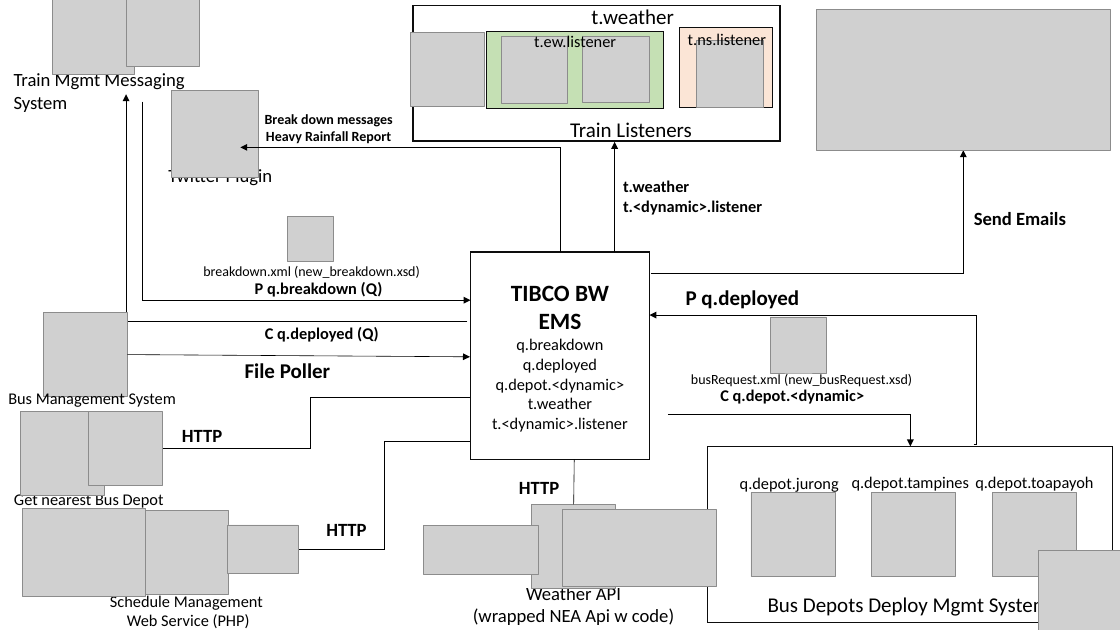
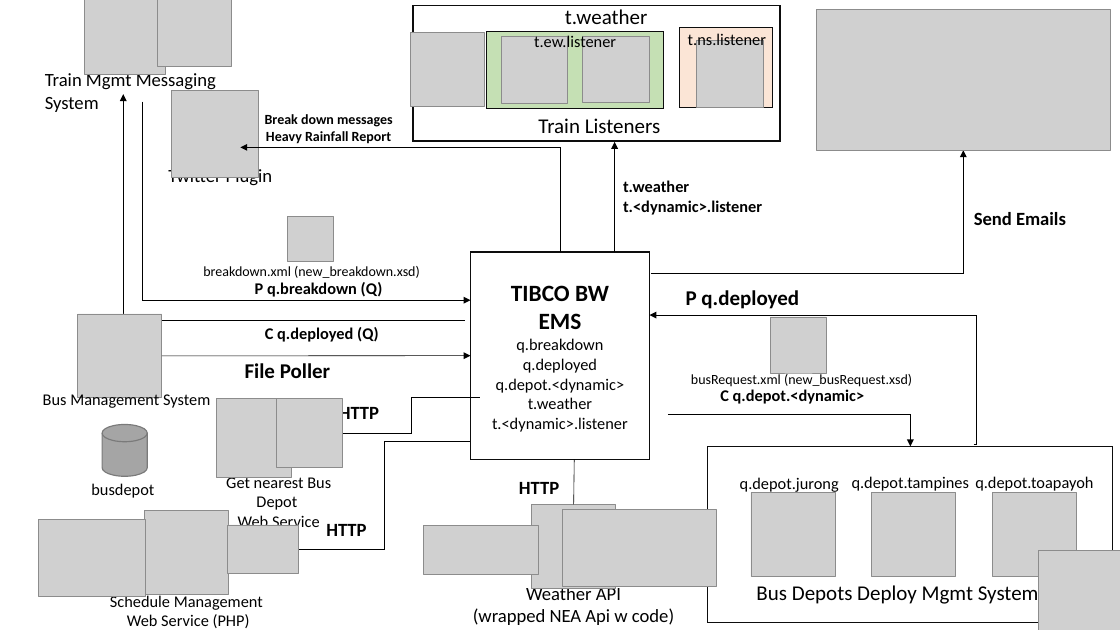
Before and after one commit to eugene-choy-2016/EI_Project, a slide deck: slide 2 of EI Diagrams2.pptx. Drawn at 1120x630 pixels with LibreOffice and Linux fonts; fonts in the diff are those of the drawing; grey boxes stand for pictures. Boxes give left, top, right and bottom in pixels: in the first picture for what was removed or moved away, otherwise in the second. Text is boxed around its words. In the diff, an @@ line names an element or a change of style, - is before the commit and + after.

```diff
--- a/EI Diagrams2.pptx
+++ b/EI Diagrams2.pptx
@@ text "t.weather" moved from (x1=591, y1=9, x2=674, y2=24) to (x1=565, y1=9, x2=648, y2=24) @@
@@ 2 pictures, 1 text moved together from (x1=14, y1=0, x2=200, y2=112) to (x1=45, y1=0, x2=231, y2=112) @@
@@ elbow arrow (465, 321) - (124, 94): route changed @@
@@ text "Train Listeners" rewrapped from (x1=570, y1=122, x2=691, y2=142) to (x1=538, y1=118, x2=660, y2=133) @@
@@ picture moved from (x1=44, y1=313, x2=128, y2=397) to (x1=78, y1=314, x2=162, y2=398) @@
@@ arrow moved from (128, 355) - (470, 357) to (162, 356) - (471, 355) @@
@@ text "Bus Management System" moved from (x1=8, y1=391, x2=176, y2=409) to (x1=43, y1=392, x2=210, y2=410) @@
@@ picture resized from (x1=21, y1=412, x2=105, y2=496) to (x1=217, y1=399, x2=292, y2=477) @@
@@ picture resized from (x1=88, y1=412, x2=162, y2=486) to (x1=276, y1=399, x2=342, y2=468) @@
@@ text "HTTP" rewrapped from (x1=182, y1=430, x2=222, y2=442) to (x1=339, y1=404, x2=379, y2=425) @@
@@ elbow line moved from (150, 449) - (471, 398) to (343, 434) - (480, 398) @@
@@ cylinder added at (x1=103, y1=424, x2=148, y2=476), fill #A5A5A5, outline #7A7A7A 1 pt @@
@@ text "Get nearest Bus Depot" rewrapped from (x1=14, y1=492, x2=164, y2=510) to (x1=226, y1=474, x2=331, y2=532) @@
@@ text added at (x1=91, y1=483, x2=154, y2=498), 14 pt, text #000000 @@
+busdepot
@@ picture resized from (x1=22, y1=508, x2=145, y2=597) to (x1=39, y1=520, x2=146, y2=597) @@
@@ text "Bus Depots Deploy Mgmt System" moved from (x1=768, y1=594, x2=1050, y2=618) to (x1=756, y1=583, x2=1039, y2=607) @@
```
Also in this commit, not shown: 1 slide added, 1 slide removed.
